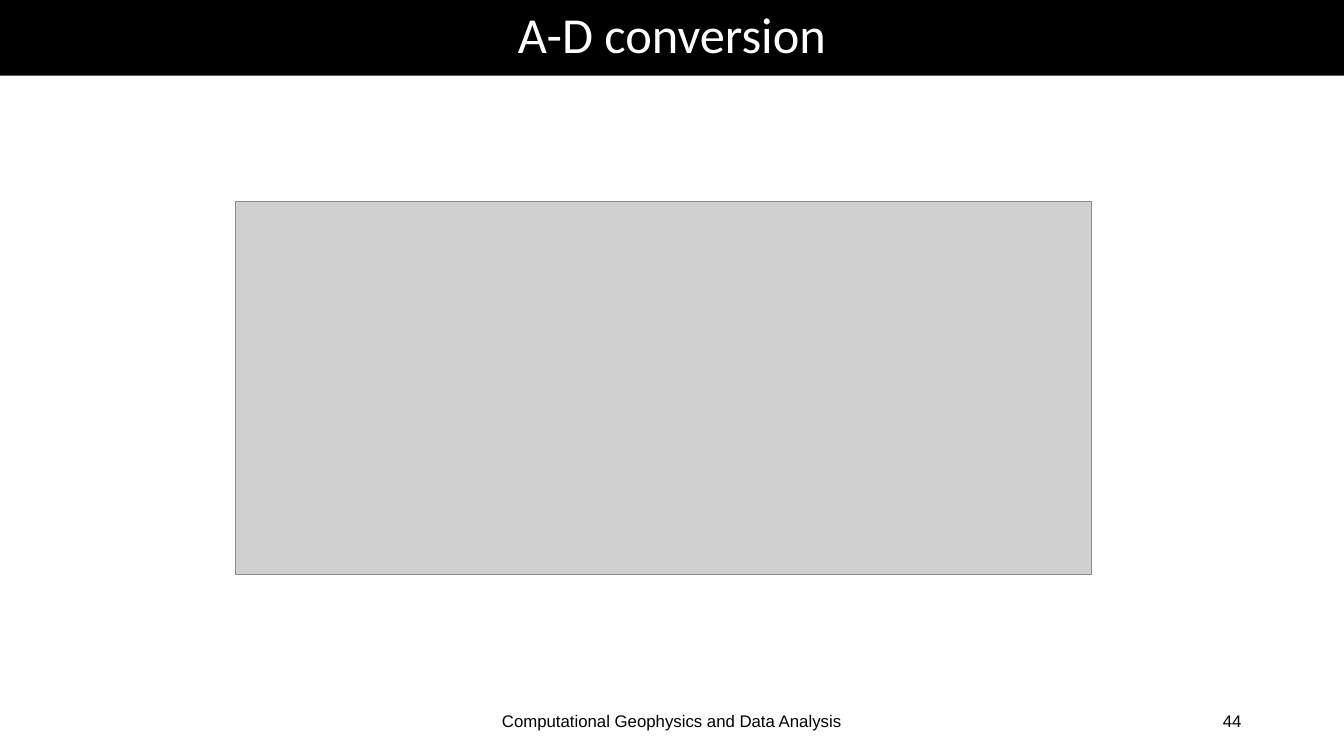
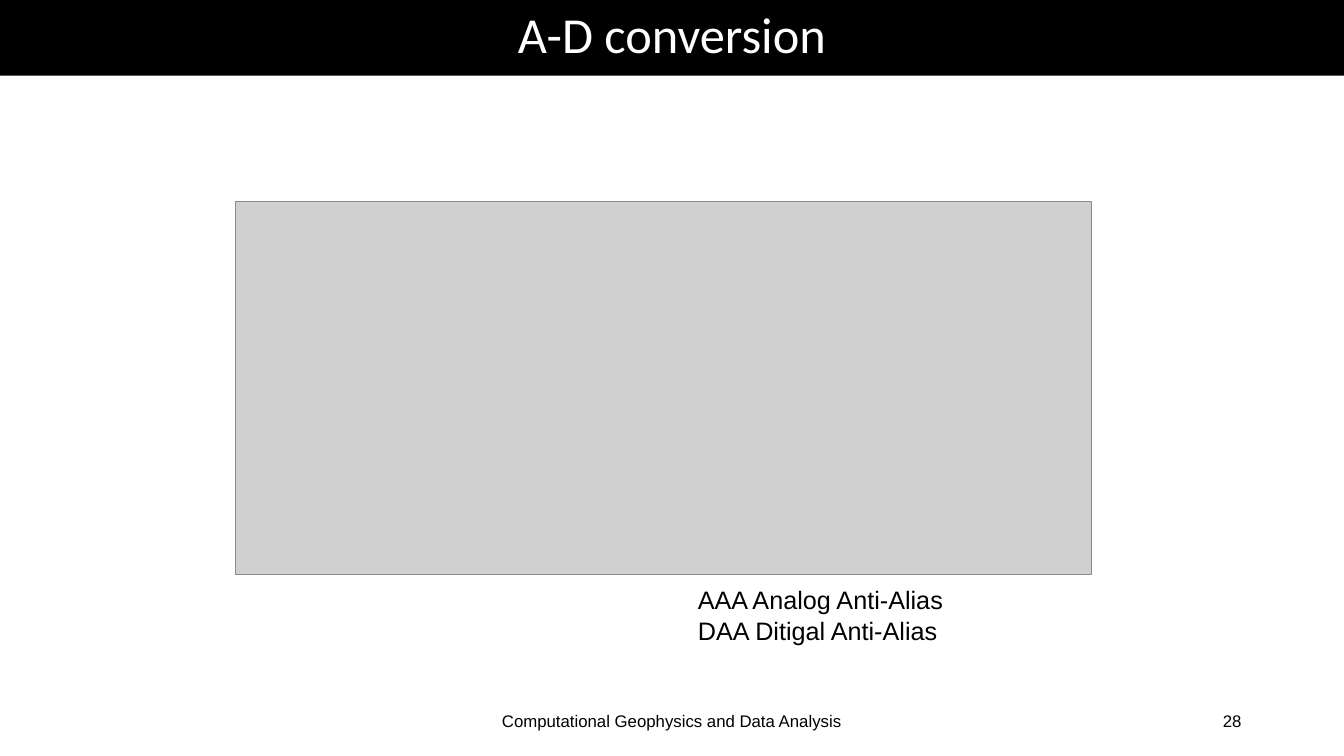
Before and after one commit to heinerigel/GDA2020, a slide deck: slide 28 of Wednesday/Lectures/01_linearsystems.ppt (slide 44 before the commit). Drawn at 1344x756 pixels with LibreOffice and Linux fonts; fonts in the diff are those of the drawing; grey boxes stand for pictures. Boxes give left, top, right and bottom in pixels: in the first picture for what was removed or moved away, otherwise in the second. Text is boxed around its words. In the diff, an @@ line names an element or a change of style, - is before the commit and + after.

```diff
--- a/Wednesday/Lectures/01_linearsystems.ppt
+++ b/Wednesday/Lectures/01_linearsystems.ppt
@@ text added at (698,590,942,645), 18 pt, text #000000 @@
+AAA Analog Anti-Alias
+DAA Ditigal Anti-Alias
@@ page number at (1223,715,1242,727): text changed @@
-44
+28
```
Also in this commit, not shown: 3 other slides changed, 1 other file.
